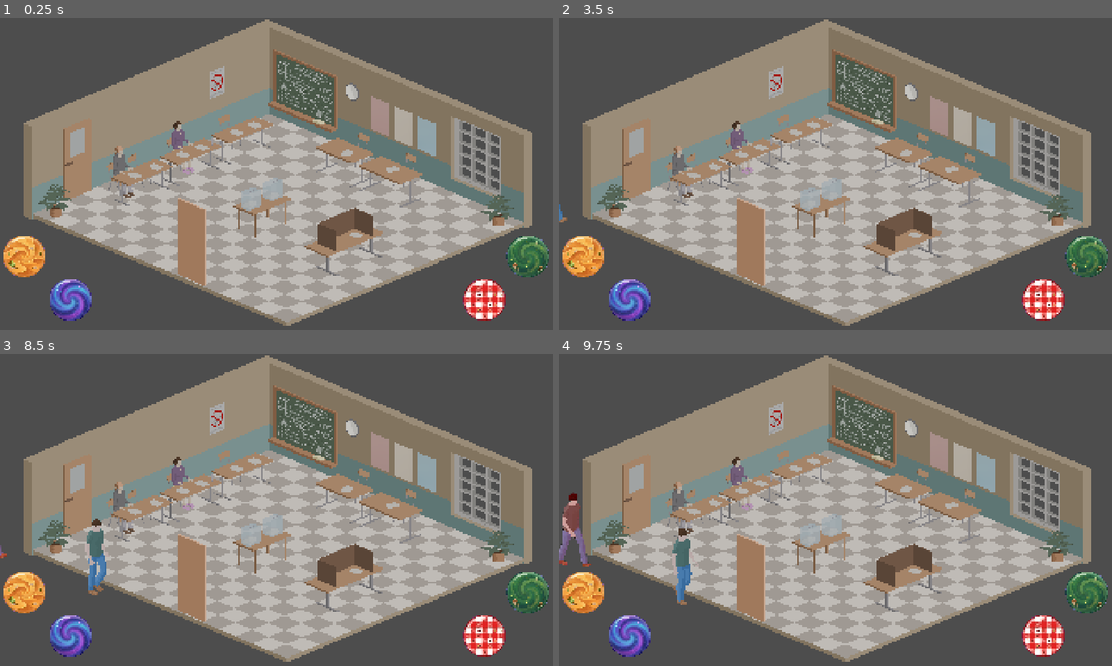
Above: before the commit, frames 1-4 (two rows, left to right).
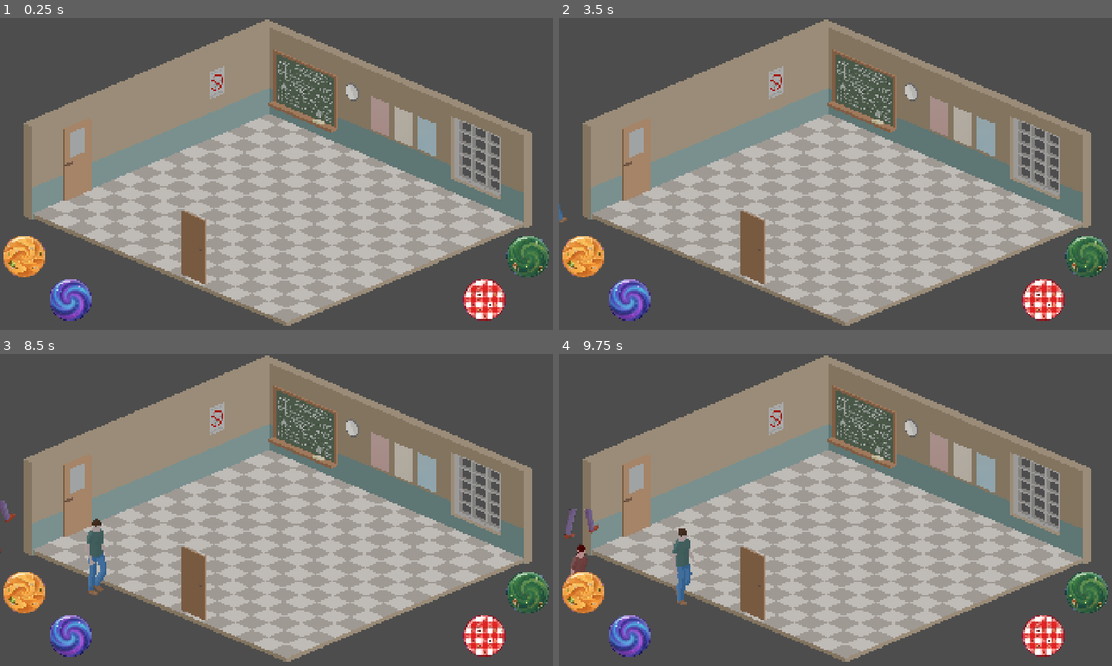
Above: after the commit, the same moments.

Repository: kreativna-blokada/blokadna-glasalica
Game: Godot game, scene res://!project/build/design/scenes/game.tscn
The game is run twice, just before and just after one commit, with the same random seed, the same clock (stepped at 60 frames per second) and the same inputs.
Inputs:
- Up to frame 1 (0.25 s): no input
- Up to frame 2 (3.5 s): tap Enter (ui_accept) at 0.5, 0.77, 1.25, 1.52, 2, 2.75, 3.02 s; hold Right (ui_right) 0.53-2.03 s; hold Left (ui_left) 2.03-2.78 s; hold Right (ui_right) from 2.78 s (still down)
- Up to frame 3 (8.5 s): tap Enter (ui_accept) at 3.5, 3.77, 4.52, 6.02, 6.77, 7.52 s; release Right (ui_right) at 4.28 s; hold Left (ui_left) 4.28-5.03 s; hold Right (ui_right) 5.03-5.78 s; hold Left (ui_left) 5.78-7.28 s; hold Right (ui_right) from 7.28 s (still down)
- Up to frame 4 (9.75 s): tap Enter (ui_accept) at 9.02 s; release Right (ui_right) at 9.53 s; hold Left (ui_left) from 9.53 s (still down)

The runs differ from the first frame. In frame 1, 6.7% of the frame differs, in the area x 6-93%, y 30-86%; in frame 2, 6.7%; in frame 3, 6.8%; in frame 4, 7.5%, in the area x 0-93%, y 30-86%.

Commit message:
New assets added

Diff:
--- a/!project/build/design/scenes/actors/voter.tscn
+++ b/!project/build/design/scenes/actors/voter.tscn
@@ -182,10 +182,11 @@
 scale = Vector2(2, 2)
 
 [node name="CharacterSprite" parent="." index="3" unique_id=3088008]
+modulate = Color(0.89, 0.89, 0.89, 1)
 scale = Vector2(1.5, 1.5)
 texture = ExtResource("3_3da2g")
 hframes = 39
-vframes = 4
+vframes = 5
 
 [node name="AudioStreamPlayer" type="AudioStreamPlayer" parent="." index="4" unique_id=1711024557]
 
--- a/!project/build/design/scenes/game.tscn
+++ b/!project/build/design/scenes/game.tscn
@@ -1,7 +1,7 @@
 [gd_scene format=3 uid="uid://cugarisbw1qyg"]
 
 [ext_resource type="Script" uid="uid://egc5bohaewmh" path="res://!project/build/design/scenes/stage.gd" id="1_whd4d"]
-[ext_resource type="Texture2D" uid="uid://bk2xp1ewy46qv" path="res://!project/assets/art/room3.png" id="2_bmiuw"]
+[ext_resource type="Texture2D" uid="uid://dtq2mbiupcaix" path="res://!project/assets/art/room.png" id="2_bmiuw"]
 [ext_resource type="PackedScene" uid="uid://dn4isvcgxdmwk" path="res://!project/build/design/scenes/actors/voting_stop.tscn" id="2_ywe5c"]
 [ext_resource type="Texture2D" uid="uid://dv8afp8brclto" path="res://!project/assets/art/door.png" id="3_nrnfg"]
 [ext_resource type="Script" uid="uid://dv4vi1n10xo74" path="res://!project/build/design/scenes/actors/voters.gd" id="3_whd4d"]
--- a/!project/build/design/scenes/playground.tscn
+++ b/!project/build/design/scenes/playground.tscn
@@ -2,15 +2,25 @@
 
 [ext_resource type="Script" uid="uid://bbqbi7b7sbxcg" path="res://!project/build/design/scenes/playground.gd" id="1_0lvdn"]
 [ext_resource type="PackedScene" uid="uid://dr4n6i0f64c0h" path="res://!project/build/design/scenes/actors/voter.tscn" id="2_15nu1"]
-[ext_resource type="Texture2D" uid="uid://bk2xp1ewy46qv" path="res://!project/assets/art/room3.png" id="2_kd7wv"]
+[ext_resource type="Texture2D" uid="uid://dtq2mbiupcaix" path="res://!project/assets/art/room.png" id="2_kd7wv"]
 [ext_resource type="PackedScene" uid="uid://dn4isvcgxdmwk" path="res://!project/build/design/scenes/actors/voting_stop.tscn" id="4_0lvdn"]
 [ext_resource type="Texture2D" uid="uid://dv8afp8brclto" path="res://!project/assets/art/door.png" id="4_4snjr"]
 [ext_resource type="Texture2D" uid="uid://dhadrc42q4pyk" path="res://!project/assets/art/balloon-state.png" id="6_kd7wv"]
+[ext_resource type="Texture2D" uid="uid://bnbwm40jaltgt" path="res://!project/assets/art/plant.png" id="7_lx4dv"]
+[ext_resource type="Texture2D" uid="uid://cf55eeua2caey" path="res://!project/assets/art/voting_table.png" id="8_ub0ki"]
+[ext_resource type="Texture2D" uid="uid://1t3vagxag6xt" path="res://!project/assets/art/voting_box.png" id="9_6x5q6"]
+[ext_resource type="Texture2D" uid="uid://bbx61xsoc0hs0" path="res://!project/assets/art/table1.png" id="10_s6iq8"]
+[ext_resource type="Texture2D" uid="uid://bh0tina8uva5e" path="res://!project/assets/art/table2.png" id="11_5hnyl"]
+[ext_resource type="Texture2D" uid="uid://byrpwvnbcylq0" path="res://!project/assets/art/table3.png" id="12_lcs7d"]
+[ext_resource type="Texture2D" uid="uid://cp8miiu5dqrfd" path="res://!project/assets/art/table4.png" id="13_5hnyl"]
+[ext_resource type="Texture2D" uid="uid://cqpi048ceudyq" path="res://!project/assets/art/table5.png" id="14_5hnyl"]
 
 [node name="Playground" type="Node2D" unique_id=1489686815]
 script = ExtResource("1_0lvdn")
 
 [node name="Room" type="Sprite2D" parent="." unique_id=1647902958]
+modulate = Color(1.0116422, 1.0116422, 1.0116422, 1)
+z_index = -2
 position = Vector2(960, 540)
 scale = Vector2(1.55, 1.55)
 texture = ExtResource("2_kd7wv")
@@ -64,12 +74,77 @@
 vertical_alignment = 1
 
 [node name="Door" type="Sprite2D" parent="." unique_id=923288625]
-position = Vector2(604, 804)
+z_index = 1
+position = Vector2(735, 842)
 scale = Vector2(1.5, 1.5)
 texture = ExtResource("4_4snjr")
 
 [node name="Voter" parent="." unique_id=1417136144 instance=ExtResource("2_15nu1")]
+z_index = 1
 position = Vector2(383, 768)
 scale = Vector2(0.99999994, 0.99999994)
 
 [node name="VotersLine" type="Node2D" parent="." unique_id=1160409060]
+
+[node name="objects" type="Node2D" parent="." unique_id=222655132]
+
+[node name="plant" type="Sprite2D" parent="objects" unique_id=1344769426]
+z_index = -1
+position = Vector2(1760, 661)
+scale = Vector2(1.55, 1.55)
+texture = ExtResource("7_lx4dv")
+
+[node name="plant2" type="Sprite2D" parent="objects" unique_id=1009201447]
+z_index = -1
+position = Vector2(168, 633)
+scale = Vector2(1.55, 1.55)
+texture = ExtResource("7_lx4dv")
+
+[node name="voting_table" type="Sprite2D" parent="objects" unique_id=417632446]
+z_index = 1
+position = Vector2(1212.0001, 791.00006)
+scale = Vector2(1.5499998, 1.5499998)
+texture = ExtResource("8_ub0ki")
+
+[node name="voting_box" type="Sprite2D" parent="objects" unique_id=342128188]
+z_index = -1
+position = Vector2(941, 637)
+scale = Vector2(1.5499998, 1.5499998)
+texture = ExtResource("9_6x5q6")
+
+[node name="table1" type="Sprite2D" parent="objects" unique_id=842545533]
+position = Vector2(460.00006, 529)
+scale = Vector2(1.7, 1.7)
+texture = ExtResource("10_s6iq8")
+
+[node name="table2" type="Sprite2D" parent="objects" unique_id=1052630500]
+z_index = -1
+position = Vector2(646, 447.99997)
+scale = Vector2(1.7, 1.7)
+texture = ExtResource("11_5hnyl")
+
+[node name="table3" type="Sprite2D" parent="objects" unique_id=792932391]
+z_index = -2
+position = Vector2(854.99994, 392.99997)
+scale = Vector2(1.7, 1.7)
+texture = ExtResource("12_lcs7d")
+
+[node name="table4" type="Sprite2D" parent="objects" unique_id=1334123612]
+z_index = -2
+position = Vector2(1248, 493)
+scale = Vector2(1.55, 1.55)
+texture = ExtResource("13_5hnyl")
+
+[node name="table5" type="Sprite2D" parent="objects" unique_id=694085877]
+z_index = -2
+position = Vector2(1439, 583.00006)
+scale = Vector2(1.55, 1.55)
+texture = ExtResource("14_5hnyl")
+
+[node name="ColorRect" type="ColorRect" parent="." unique_id=704657051]
+z_index = -3
+offset_left = 2.0
+offset_top = -2.0
+offset_right = 1917.0
+offset_bottom = 1086.0
+color = Color(0.5764706, 0.654902, 0.6784314, 1)
Binary file changed: !project/assets/art/door.png
Binary file added: !project/assets/art/plant.png
Not shown, added: !project/assets/art/plant.png.import
Binary file changed: !project/assets/art/player.png
Binary file removed: !project/assets/art/player2.png
Binary file changed: !project/assets/art/room.png
Binary file removed: !project/assets/art/room2.png
Binary file removed: !project/assets/art/room3.png
Binary file added: !project/assets/art/table1.png
Not shown, changed: !project/assets/art/table1.png.import
Binary file added: !project/assets/art/table2.png
Not shown, added: !project/assets/art/table2.png.import
(and 10 more such lines)
